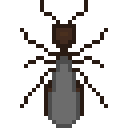
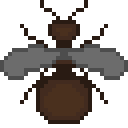
Two versions of the same layered image (w=128, h=128). Layer-by-layer changes:
showed "wings_fly_1", painted on it over [0, 44, 128, 88]
hid "wings_closed", painted on it over [48, 48, 80, 128]
painted on "body" over [36, 8, 92, 128]
painted on "legs1" over [20, 24, 108, 108]
